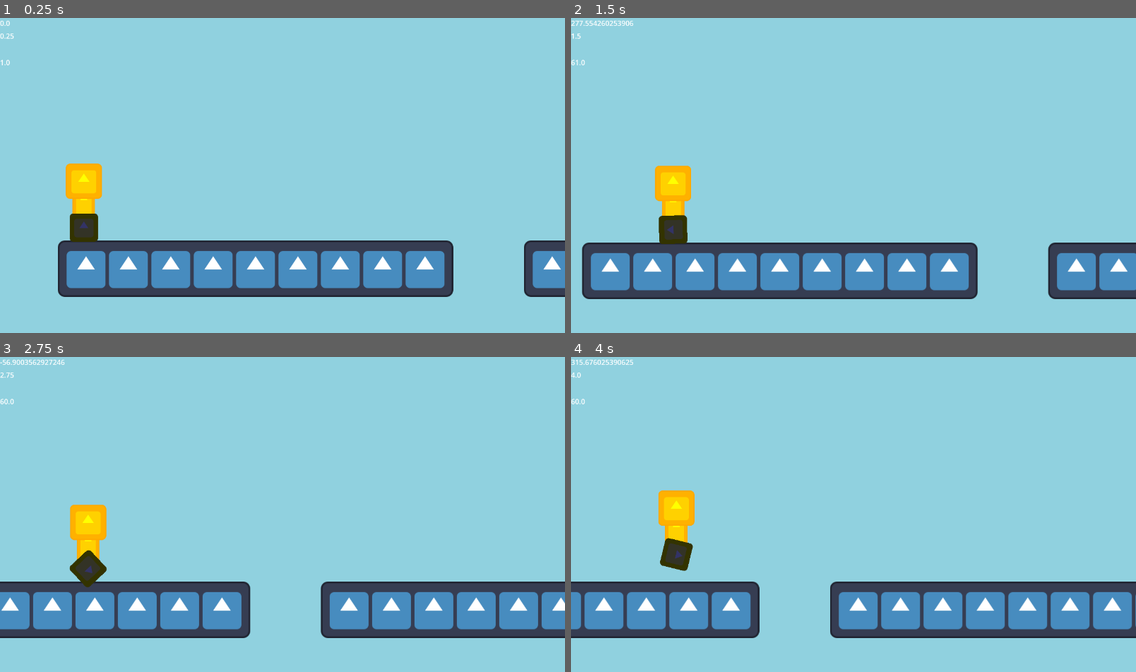
Above: before the commit, frames 1-4 (two rows, left to right).
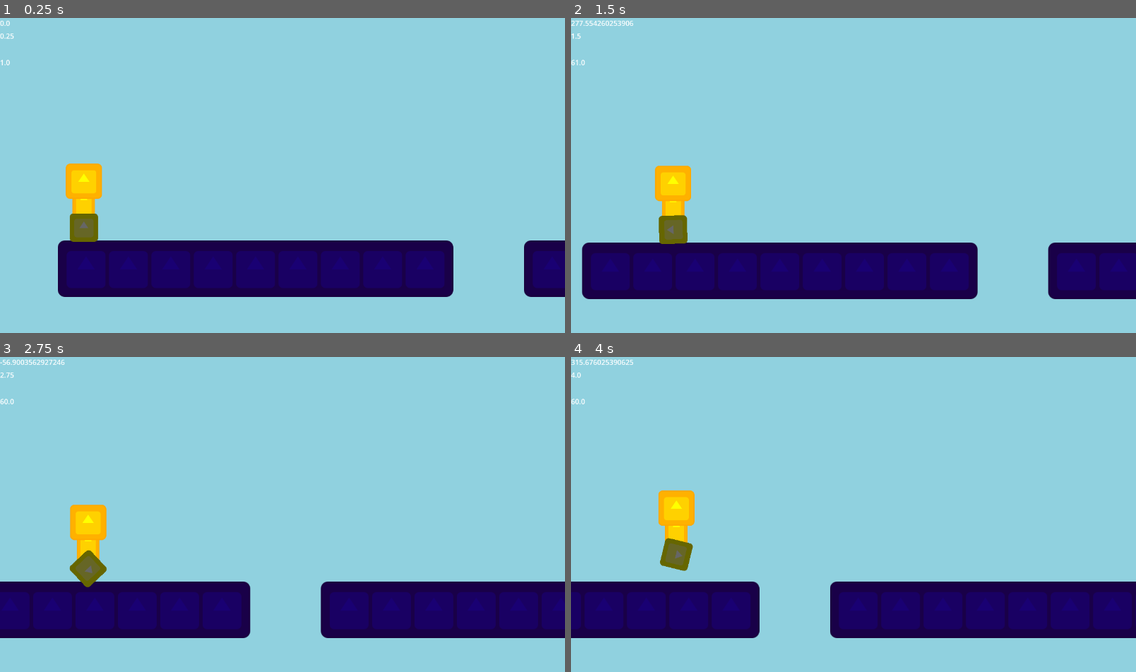
Above: after the commit, the same moments.

Repository: Penguinja8/godot-icon-game
Game: Godot game, scene res://levels/level1.tscn
Two runs of this game, one before a commit and one after it. Both use one fixed random seed, a clock stepped at 60 frames per second and the inputs below. This scene is started directly instead of the project's main scene. The engine's default icon, where the game draws it, is replaced by a stand-in: a white triangle on a blue panel in a dark square.
Inputs:
- Up to frame 1 (0.25 s): no input
- Up to frame 2 (1.5 s): hold D (right) from 0.53 s (still down); tap Space (jump) at 0.77 s
- Up to frame 3 (2.75 s): tap Space (jump) at 1.52 s; release D (right) at 2.03 s; hold A (left) from 2.03 s (still down)
- Up to frame 4 (4 s): release A (left) at 2.78 s; hold D (right) from 2.78 s (still down); tap Space (jump) at 3.02, 3.77 s

The runs differ from the first frame. In frame 1, 14% of the frame differs, in the area x 10-100%, y 62-89%; in frame 2, 16%; in frame 3, 16%; in frame 4, 16%, in the area x 0-100%, y 57-90%.

Commit message:
shaders galore

Diff:
--- a/components/goal_flag.tscn
+++ b/components/goal_flag.tscn
@@ -2,6 +2,20 @@
 
 [ext_resource type="Texture2D" uid="uid://dv7bgq7326o57" path="res://icon.svg" id="1_0tvs8"]
 [ext_resource type="Script" uid="uid://caowgwm04mail" path="res://components/goal_flag.gd" id="1_we3uf"]
+[ext_resource type="Shader" uid="uid://dnbu5ws2xi3t" path="res://components/goal_flag_post.gdshader" id="2_f0bc6"]
+[ext_resource type="Shader" uid="uid://b50t14tm12dtp" path="res://components/goal_flag_flag.gdshader" id="4_p12xb"]
+
+[sub_resource type="ShaderMaterial" id="ShaderMaterial_f0bc6"]
+shader = ExtResource("4_p12xb")
+
+[sub_resource type="ShaderMaterial" id="ShaderMaterial_p12xb"]
+shader = ExtResource("4_p12xb")
+
+[sub_resource type="ShaderMaterial" id="ShaderMaterial_i50wy"]
+shader = ExtResource("2_f0bc6")
+
+[sub_resource type="ShaderMaterial" id="ShaderMaterial_ij6q6"]
+shader = ExtResource("2_f0bc6")
 
 [sub_resource type="RectangleShape2D" id="RectangleShape2D_i50wy"]
 size = Vector2(197, 317)
@@ -11,29 +25,34 @@
 collision_mask = 2
 script = ExtResource("1_we3uf")
 
+[node name="Sprite2D3" type="Sprite2D" parent="." unique_id=580464794]
+material = SubResource("ShaderMaterial_f0bc6")
+position = Vector2(-56, -170.99998)
+rotation = 0.5235988
+scale = Vector2(1, 0.5)
+texture = ExtResource("1_0tvs8")
+
+[node name="Sprite2D4" type="Sprite2D" parent="." unique_id=575211085]
+material = SubResource("ShaderMaterial_p12xb")
+position = Vector2(-55.999996, -201.99998)
+rotation = -0.5235988
+scale = Vector2(1, 0.5)
+texture = ExtResource("1_0tvs8")
+
 [node name="Sprite2D" type="Sprite2D" parent="." unique_id=603104909]
+material = SubResource("ShaderMaterial_i50wy")
 position = Vector2(0, 21)
 scale = Vector2(1, 0.2)
 texture = ExtResource("1_0tvs8")
 
 [node name="Sprite2D2" type="Sprite2D" parent="." unique_id=733791447]
+material = SubResource("ShaderMaterial_ij6q6")
 position = Vector2(0, -122)
 scale = Vector2(0.2, 2.15625)
 texture = ExtResource("1_0tvs8")
 
-[node name="Sprite2D3" type="Sprite2D" parent="." unique_id=580464794]
-position = Vector2(-48, -170.99998)
-rotation = 0.5235988
-scale = Vector2(1, 0.5)
-texture = ExtResource("1_0tvs8")
-
-[node name="Sprite2D4" type="Sprite2D" parent="." unique_id=575211085]
-position = Vector2(-47.999992, -201.99998)
-rotation = -0.5235988
-scale = Vector2(1, 0.5)
-texture = ExtResource("1_0tvs8")
-
 [node name="CollisionShape2D" type="CollisionShape2D" parent="." unique_id=1339026803]
+visible = false
 position = Vector2(-0.5, -126.5)
 shape = SubResource("RectangleShape2D_i50wy")
 
--- /dev/null
+++ b/components/goal_flag_flag.gdshader
@@ -0,0 +1,8 @@
+shader_type canvas_item;
+
+void fragment() {
+	COLOR = texture(TEXTURE, UV);
+	COLOR.b += .1;
+	COLOR.r = 1.0;
+	COLOR.g = 0.0;
+}
--- /dev/null
+++ b/components/goal_flag_post.gdshader
@@ -0,0 +1,9 @@
+shader_type canvas_item;
+
+void fragment() {
+	COLOR = texture(TEXTURE, UV);
+	COLOR.b /= 1.5;
+	COLOR.b += .3;
+	COLOR.r = 0.5;
+	COLOR.g = 0.5;
+}
--- a/levels/level1.tscn
+++ b/levels/level1.tscn
@@ -39,4 +39,4 @@
 position = Vector2(5735, 940)
 shape = SubResource("RectangleShape2D_pdpul")
 
-[connection signal="body_entered" from="TileMapLayer2/@Area2D@88055" to="TileMapLayer2/@Area2D@88055" method="_on_body_entered"]
+[connection signal="body_entered" from="TileMapLayer2/GoalFlag" to="TileMapLayer2/GoalFlag" method="_on_body_entered"]
--- a/player/wheel.gdshader
+++ b/player/wheel.gdshader
@@ -7,8 +7,8 @@
 void fragment() {
 	COLOR = texture(TEXTURE, UV); //read from texture
 	COLOR.b -= 0.6;
-	COLOR.r = 0.2;
-	COLOR.g = 0.2;
+	COLOR.r = 0.4;
+	COLOR.g = 0.4;
 }
 
 //void light() {
--- a/project.godot
+++ b/project.godot
@@ -48,11 +48,13 @@
 crouch={
 "deadzone": 0.2,
 "events": [Object(InputEventKey,"resource_local_to_scene":false,"resource_name":"","device":-1,"window_id":0,"alt_press …(192 unchanged characters)…
+, Object(InputEventKey,"resource_local_to_scene":false,"resource_name":"","device":-1,"window_id":0,"alt_pressed":false,"shift_pressed":false,"ctrl_pressed":false,"meta_pressed":false,"pressed":false,"keycode":0,"physical_keycode":4194322,"key_label":0,"unicode":0,"location":0,"echo":false,"script":null)
 ]
 }
 ResetLevel={
 "deadzone": 0.2,
 "events": [Object(InputEventKey,"resource_local_to_scene":false,"resource_name":"","device":-1,"window_id":0,"alt_press …(192 unchanged characters)…
+, Object(InputEventKey,"resource_local_to_scene":false,"resource_name":"","device":-1,"window_id":0,"alt_pressed":false,"shift_pressed":false,"ctrl_pressed":false,"meta_pressed":false,"pressed":false,"keycode":0,"physical_keycode":88,"key_label":0,"unicode":120,"location":0,"echo":false,"script":null)
 ]
 }
 
--- /dev/null
+++ b/tileset/ground.gdshader
@@ -0,0 +1,10 @@
+shader_type canvas_item;
+
+
+void fragment() {
+	COLOR = texture(TEXTURE, UV);
+	COLOR.b /= 4.0;
+	COLOR.b += 0.2;
+	COLOR.r = 0.1;
+	COLOR.g = 0.0;
+}
--- a/tileset/tileset.tres
+++ b/tileset/tileset.tres
@@ -1,39 +1,52 @@
 [gd_resource type="TileSet" format=3 uid="uid://d3lundmkg1rd8"]
 
 [ext_resource type="Texture2D" uid="uid://dv7bgq7326o57" path="res://icon.svg" id="1_3ysh4"]
+[ext_resource type="Shader" uid="uid://b2gmbwls10i3o" path="res://tileset/ground.gdshader" id="1_qsv6y"]
+
+[sub_resource type="ShaderMaterial" id="ShaderMaterial_3ysh4"]
+shader = ExtResource("1_qsv6y")
 
 [sub_resource type="TileSetAtlasSource" id="TileSetAtlasSource_qsv6y"]
 texture = ExtResource("1_3ysh4")
 1:1/size_in_atlas = Vector2i(6, 6)
 1:1/0 = 0
+1:1/0/material = SubResource("ShaderMaterial_3ysh4")
 1:1/0/physics_layer_0/polygon_0/points = PackedVector2Array(-48, -48, 48, -48, 48, 48, -48, 48)
 1:0/size_in_atlas = Vector2i(6, 1)
 1:0/0 = 0
 1:0/0/texture_origin = Vector2i(0, -40)
+1:0/0/material = SubResource("ShaderMaterial_3ysh4")
 1:0/0/physics_layer_0/polygon_0/points = PackedVector2Array(-48, 36, 48, 36, 48, 48, -48, 48)
 7:0/0 = 0
 7:0/0/texture_origin = Vector2i(40, -40)
+7:0/0/material = SubResource("ShaderMaterial_3ysh4")
 7:0/0/physics_layer_0/polygon_0/points = PackedVector2Array(-48, 36, -36, 36, -36, 48, -48, 48)
 7:1/size_in_atlas = Vector2i(1, 6)
 7:1/0 = 0
 7:1/0/texture_origin = Vector2i(40, 0)
+7:1/0/material = SubResource("ShaderMaterial_3ysh4")
 7:1/0/physics_layer_0/polygon_0/points = PackedVector2Array(-48, -48, -36, -48, -36, 48, -48, 48)
 1:7/size_in_atlas = Vector2i(6, 1)
 1:7/0 = 0
 1:7/0/texture_origin = Vector2i(0, 40)
+1:7/0/material = SubResource("ShaderMaterial_3ysh4")
 1:7/0/physics_layer_0/polygon_0/points = PackedVector2Array(-48, -48, 48, -48, 48, -36, -48, -36)
 0:7/0 = 0
 0:7/0/texture_origin = Vector2i(-40, 40)
+0:7/0/material = SubResource("ShaderMaterial_3ysh4")
 0:7/0/physics_layer_0/polygon_0/points = PackedVector2Array(36, -48, 48, -48, 48, -36, 36, -36)
 7:7/0 = 0
 7:7/0/texture_origin = Vector2i(40, 40)
+7:7/0/material = SubResource("ShaderMaterial_3ysh4")
 7:7/0/physics_layer_0/polygon_0/points = PackedVector2Array(-48, -48, -36, -48, -36, -36, -48, -36)
 0:1/size_in_atlas = Vector2i(1, 6)
 0:1/0 = 0
 0:1/0/texture_origin = Vector2i(-40, 0)
+0:1/0/material = SubResource("ShaderMaterial_3ysh4")
 0:1/0/physics_layer_0/polygon_0/points = PackedVector2Array(36, -48, 48, -48, 48, 48, 36, 48)
 0:0/0 = 0
 0:0/0/texture_origin = Vector2i(-40, -40)
+0:0/0/material = SubResource("ShaderMaterial_3ysh4")
 0:0/0/physics_layer_0/polygon_0/points = PackedVector2Array(36, 36, 48, 36, 48, 48, 36, 48)
 
 [resource]
Not shown, added: components/goal_flag_flag.gdshader.uid
Not shown, added: components/goal_flag_post.gdshader.uid
Not shown, added: tileset/ground.gdshader.uid
